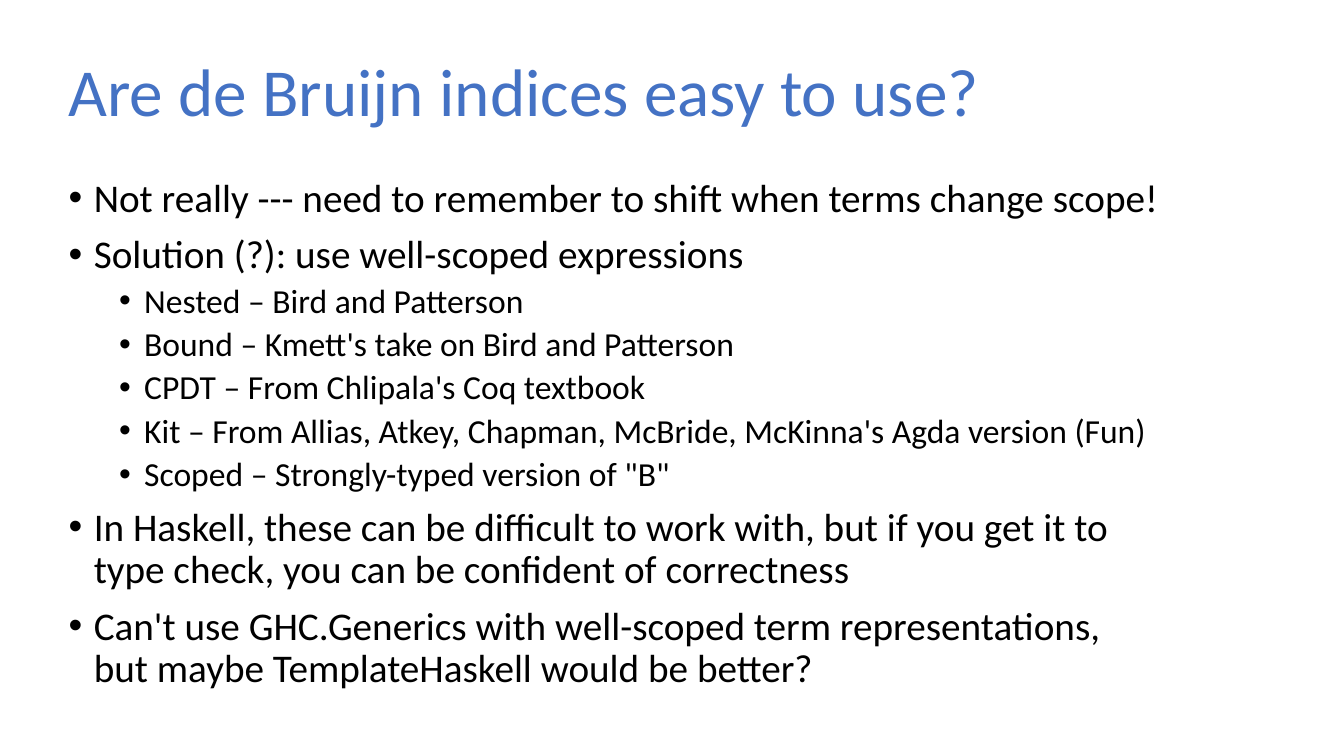
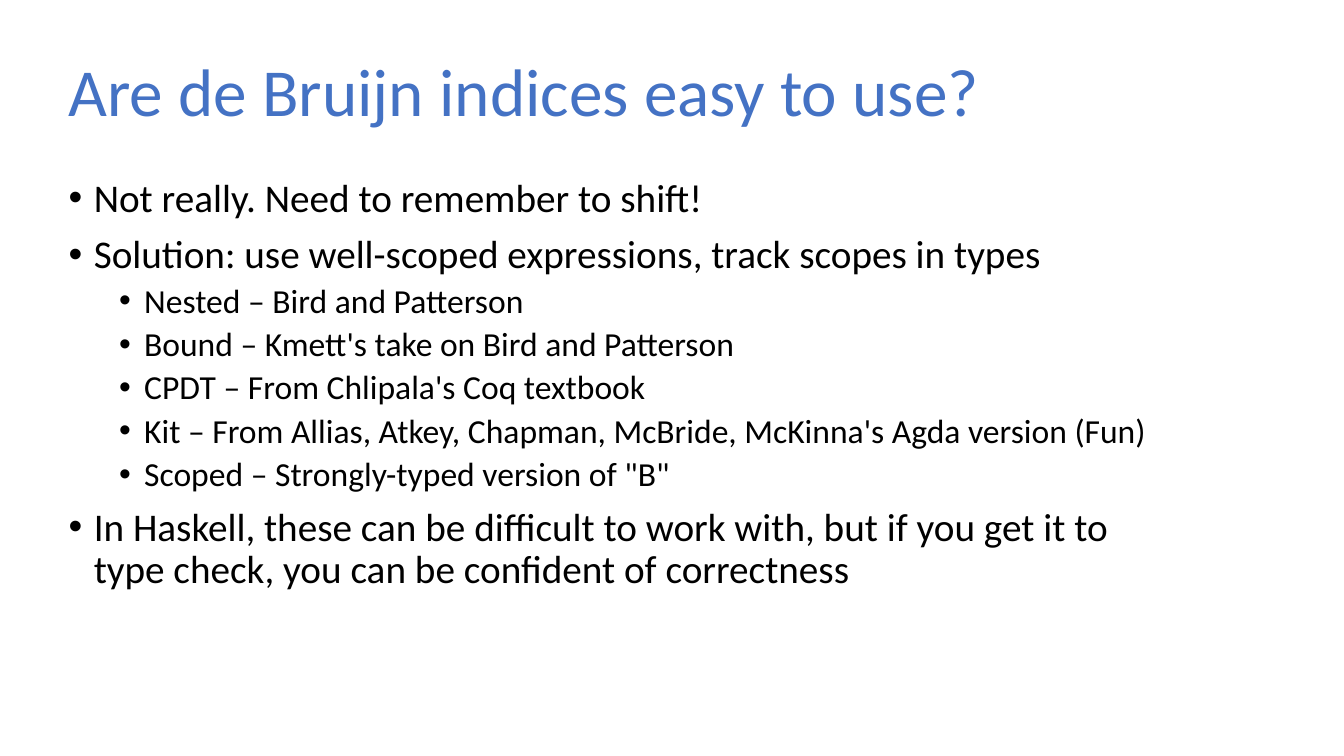
Before and after one commit to sweirich/lambda-n-ways, a slide deck: slide 21 of plclub-2021.pptx (slide 20 before the commit). Drawn at 1344x756 pixels with LibreOffice and Linux fonts; fonts in the diff are those of the drawing. Boxes give left, top, right and bottom in pixels: in the first picture for what was removed or moved away, otherwise in the second. Text is boxed around its words. In the diff, an @@ line names an element or a change of style, - is before the commit and + after.

```diff
--- a/plclub-2021.pptx
+++ b/plclub-2021.pptx
@@ text at <box>94,184,1040,275</box>: text changed @@
-• Not really --- need to remember to shift when terms change scope!
-• Solution (?): use well-scoped expressions
+• Not really. Need to remember to shift!
+• Solution: use well-scoped expressions, track scopes in types
@@ text at <box>94,612,1100,689</box>: paragraph removed @@
-• Can't use GHC.Generics with well-scoped term representations, but maybe TemplateHaskell would be better?
```
Also in this commit, not shown: 14 other slides changed, 1 slide added, 1 other file.
